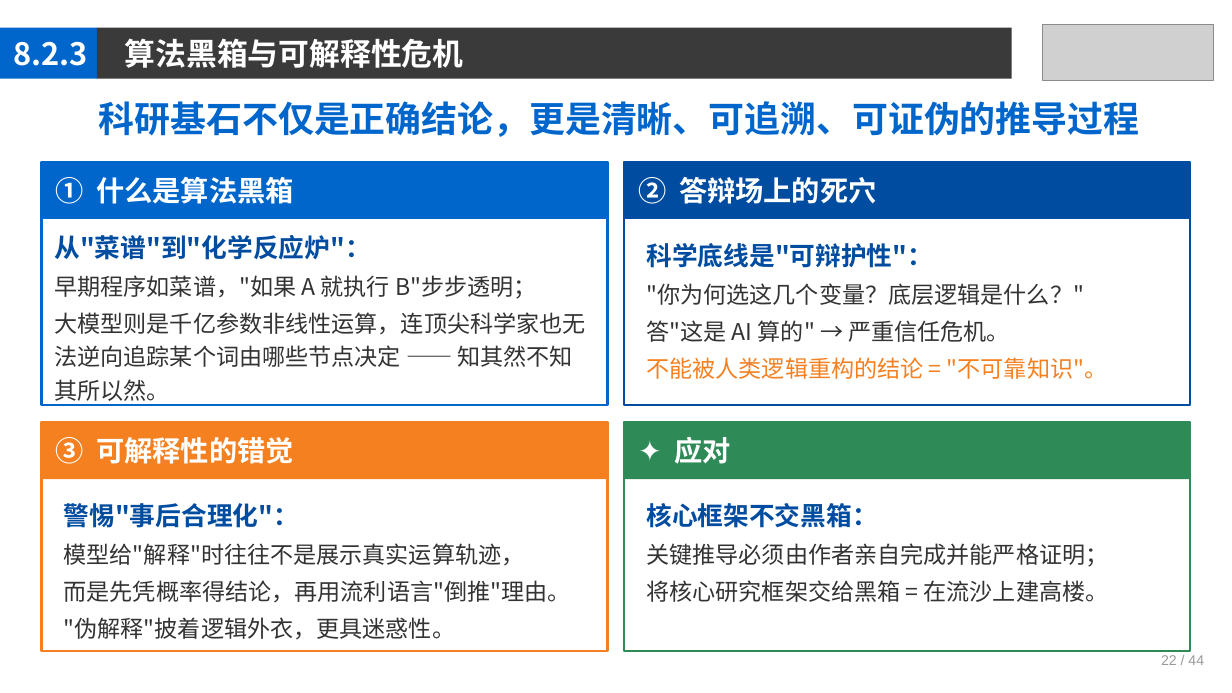
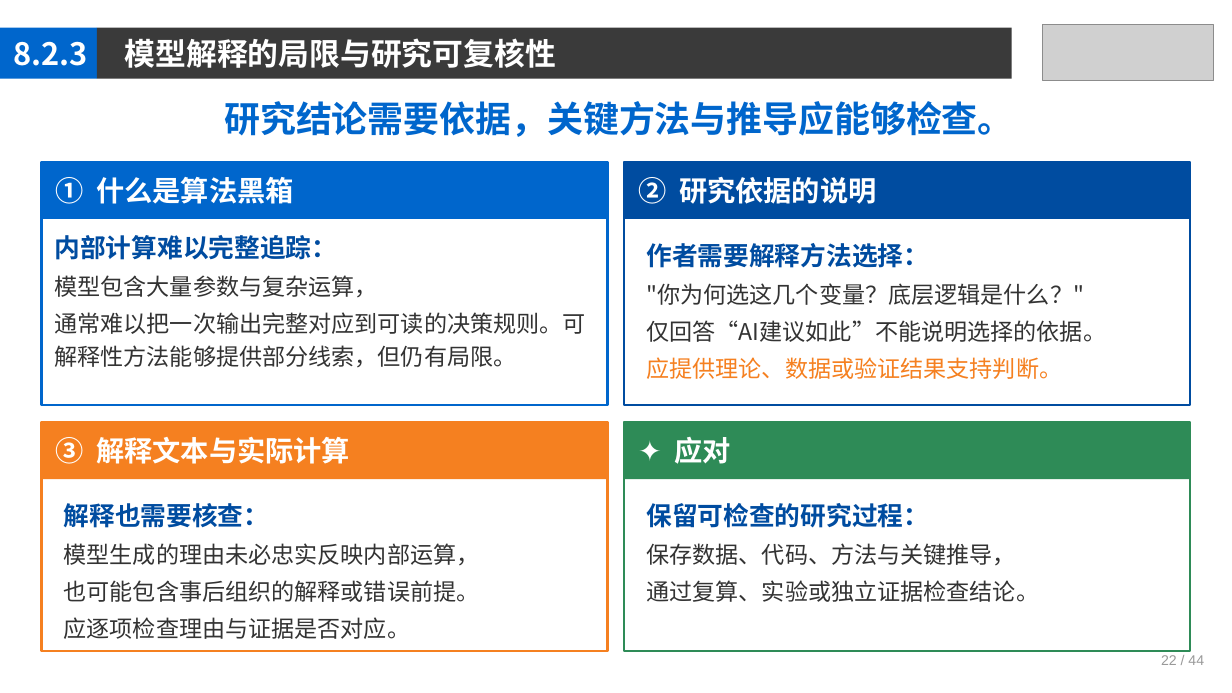
Before and after one commit to jpqiang/AIGC, a slide deck: slide 22 of 课件/第8章.pptx. Drawn at 1232x693 pixels with LibreOffice and Linux fonts; fonts in the diff are those of the drawing; grey boxes stand for pictures. Boxes give left, top, right and bottom in pixels: in the first picture for what was removed or moved away, otherwise in the second. Text is boxed around its words. In the diff, an @@ line names an element or a change of style, - is before the commit and + after.

```diff
--- a/课件/第8章.pptx
+++ b/课件/第8章.pptx
@@ text at (125,38,556,68): text changed @@
-算法黑箱与可解释性危机
+模型解释的局限与研究可复核性
@@ text at (224,101,1013,137): text changed @@
-科研基石不仅是正确结论，更是清晰、可追溯、可证伪的推导过程
+研究结论需要依据，关键方法与推导应能够检查。
@@ text at (638,177,876,204): text changed @@
-② 答辩场上的死穴
+② 研究依据的说明
@@ text at (54,235,585,367): text changed @@
-从"菜谱"到"化学反应炉"：
-早期程序如菜谱，"如果 A 就执行 B"步步透明；
-大模型则是千亿参数非线性运算，连顶尖科学家也无法逆向追踪某个词由哪些节点决定 —— 知其然不知其所以然。
+内部计算难以完整追踪：
+模型包含大量参数与复杂运算，
+通常难以把一次输出完整对应到可读的决策规则。可解释性方法能够提供部分线索，但仍有局限。
@@ text at (646,243,929,268): text changed @@
-科学底线是"可辩护性"：
+作者需要解释方法选择：
@@ text at (646,320,1106,379): text changed; text colour #F58020 to #333333 @@
-答"这是 AI 算的" → 严重信任危机。
-不能被人类逻辑重构的结论 = "不可靠知识"。
+仅回答“AI建议如此”不能说明选择的依据。
+应提供理论、数据或验证结果支持判断。
@@ text at (55,436,350,464): text changed @@
-③ 可解释性的错觉
+③ 解释文本与实际计算
@@ text at (64,503,480,639): text changed @@
-警惕"事后合理化"：
-模型给"解释"时往往不是展示真实运算轨迹，
-而是先凭概率得结论，再用流利语言"倒推"理由。
-"伪解释"披着逻辑外衣，更具迷惑性。
+解释也需要核查：
+模型生成的理由未必忠实反映内部运算，
+也可能包含事后组织的解释或错误前提。
+应逐项检查理由与证据是否对应。
@@ text at (646,503,1039,602): text changed @@
-核心框架不交黑箱：
-关键推导必须由作者亲自完成并能严格证明；
-将核心研究框架交给黑箱 = 在流沙上建高楼。
+保留可检查的研究过程：
+保存数据、代码、方法与关键推导，
+通过复算、实验或独立证据检查结论。
```
Also in this commit, not shown: 41 other slides changed, 3 other files.
